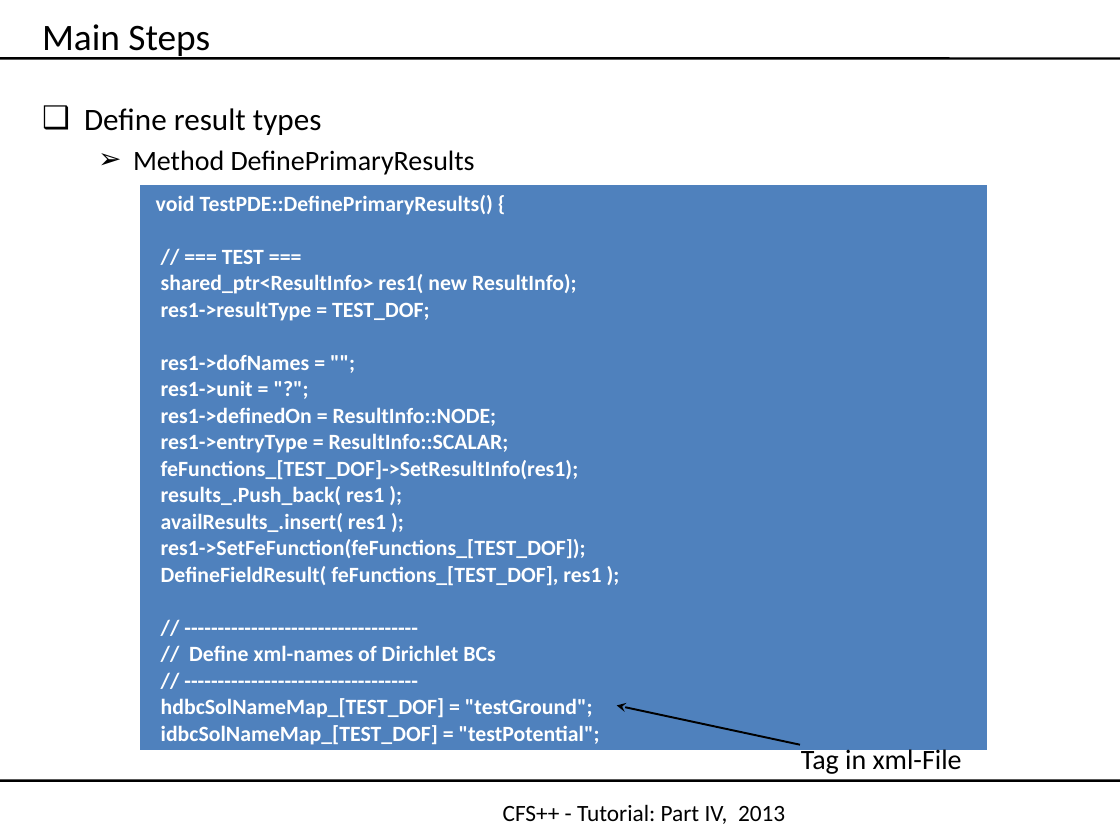
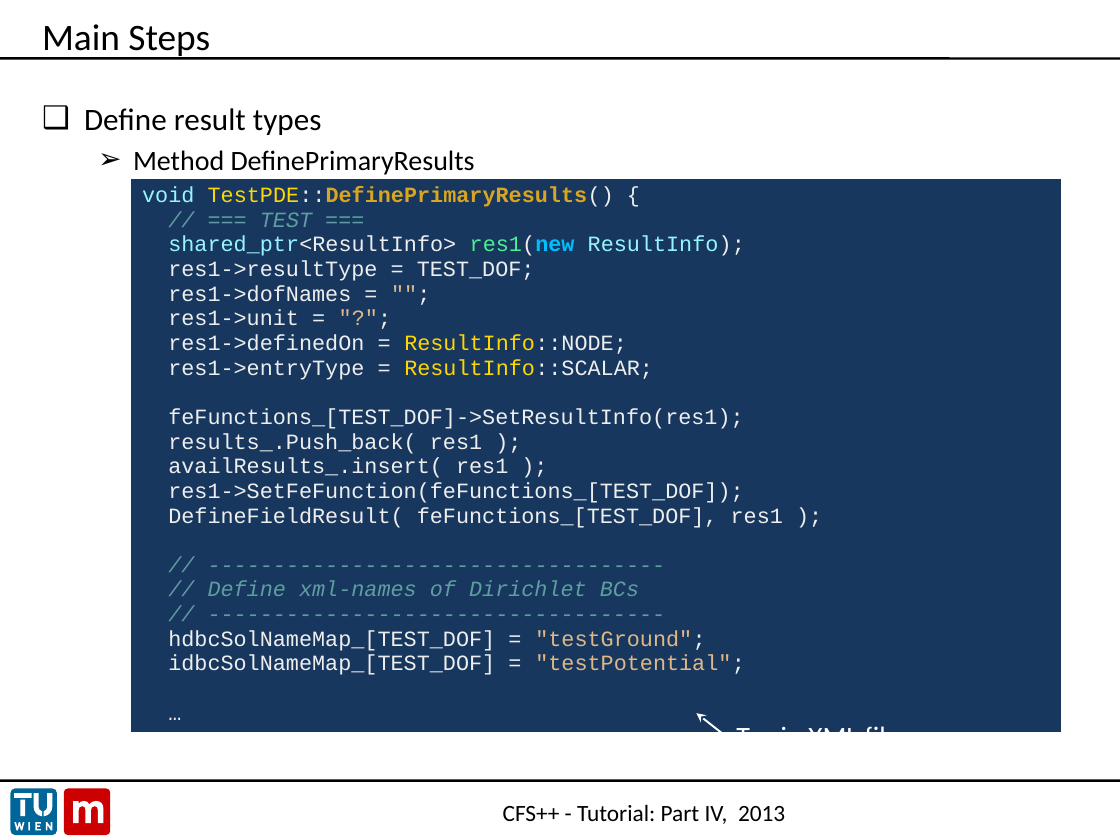
Before and after one commit to openCFS/cfs, a slide deck: slide 11 of share/doc/tutorial/CFS++_NewPDE.pptx. Drawn at 1120x840 pixels with LibreOffice and Linux fonts; fonts in the diff are those of the drawing; background and template pictures are left out. Boxes give left, top, right and bottom in pixels: in the first picture for what was removed or moved away, otherwise in the second. Text is boxed around its words. In the diff, an @@ line names an element or a change of style, - is before the commit and + after.

```diff
--- a/share/doc/tutorial/CFS++_NewPDE.pptx
+++ b/share/doc/tutorial/CFS++_NewPDE.pptx
@@ table at bbox=[131, 179, 1062, 765] @@
@@ row 1, column 1: "void TestPDE::DefinePrimaryResults() { / // === TEST === / shared_ptr<ResultInfo> res1( new ResultInfo); / res1->resultType = TEST_DOF; / res1->dofNames = ""; / res1->unit = "?"; / res1->definedOn = ResultInfo::NODE; / res1->entryType = ResultInfo::SCALAR; / feFunctions_[TEST_DOF]->SetResultInfo(res1); / results_.Push_back( res1 ); / availResults_.insert( res1 ); / res1->SetFeFunction(feFunctions_[TEST_DOF]); / DefineFieldResult( feFunctions_[TEST_DOF], res1 ); / // ----------------------------------- / // Define xml-names of Dirichlet BCs / // ----------------------------------- / hdbcSolNameMap_[TEST_DOF] = "testGround"; / idbcSolNameMap_[TEST_DOF] = "testPotential";" to "void TestPDE::DefinePrimaryResults() { / // === TEST === / shared_ptr<ResultInfo> res1(new ResultInfo); / res1->resultType = TEST_DOF; / res1->dofNames = ""; / res1->unit = "?"; / res1->definedOn = ResultInfo::NODE; / res1->entryType = ResultInfo::SCALAR; / feFunctions_[TEST_DOF]->SetResultInfo(res1); / results_.Push_back( res1 ); / availResults_.insert( res1 ); / res1->SetFeFunction(feFunctions_[TEST_DOF]); / DefineFieldResult( feFunctions_[TEST_DOF], res1 ); / // ----------------------------------- / // Define xml-names of Dirichlet BCs / // ----------------------------------- / hdbcSolNameMap_[TEST_DOF] = "testGround"; / idbcSolNameMap_[TEST_DOF] = "testPotential"; / …" @@
@@ fill #4F81BD to #17375E in row 1, column 1 @@
@@ borders changed @@
@@ table: place and size @@
-table at bbox=[140, 185, 988, 749]
+table at bbox=[131, 179, 1062, 765]
@@ arrow moved from (800, 745) - (617, 706) to (726, 736) - (697, 713) @@
@@ arrow (726, 736) - (697, 713): stroke #000000 1.25 pt to #FFFFFF 1.25 pt @@
@@ text at bbox=[736, 723, 900, 732]: text changed; text colour #000000 to #FFFFFF @@
-Tag in xml-File
+Tag in XML file
@@ group added at bbox=[10, 788, 110, 836]: 12 freeform shapes @@
```
Also in this commit, not shown: 23 other slides changed, 1 slide added, 9 other files.
